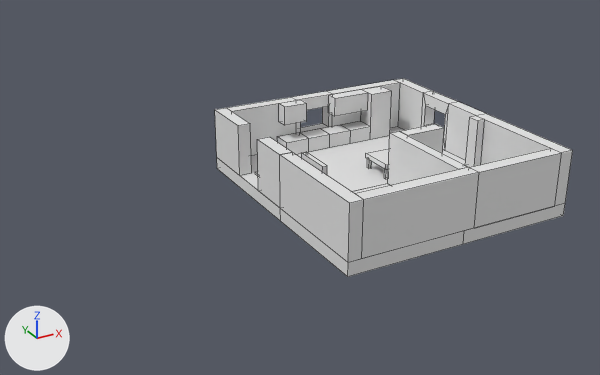
Before and after pictures for a commit that changed the FBX model ImportableKaikkiTaiJotain/homeTalo.fbx.
The view is the same before and after, from a 50 mm camera at (-33.2, -49.8, 25.6) aimed at (-7.1, -2.5, 1.9). Lighting does not change. The marker at lower left points along +X, +Y and +Z. Mesh edges are drawn as thin lines. Where no turn or scale is listed for an object, it has been applied to the vertices. Vertices at the same position are counted once.

Before the edit, the objects in view are built like this:
```python
me_cube_010 = bpy.data.meshes.new('Cube.010')
me_cube_010.from_pydata(...)  # 337 vertices, 213 faces; spans x -9.0..9.0, y -12.0..8.0, z 0.0..5.0
me_cube_010.materials.append(mat_seina1)  # white #e7e7e7
me_cube_010.materials.append(mat_seina2)  # white #e7e7e7
me_cube_010.materials.append(mat_kaappi)  # white #e7e7e7
me_cube_010.materials.append(mat_keitpoyta)  # white #e7e7e7
me_cube_010.materials.append(mat_hella)  # white #e7e7e7
me_cube_010.materials.append(mat_keittiopoytpaal)  # white #e7e7e7
me_cube_010.materials.append(mat_ovimatto)  # white #e7e7e7
me_cube_010.materials.append(mat_ovimatsivu)  # white #e7e7e7
me_cube_010.materials.append(mat_wcseina)  # white #e7e7e7
me_cube_010.materials.append(mat_seina3)  # white #e7e7e7
me_cube_010.materials.append(mat_jaakaappisivu)  # white #e7e7e7
me_cube_010.materials.append(mat_jaakaappietu)  # white #e7e7e7
ob_talo = bpy.data.objects.new('talo', me_cube_010)
ob_talo.location = (0.0, 0.0, 0.0)
```
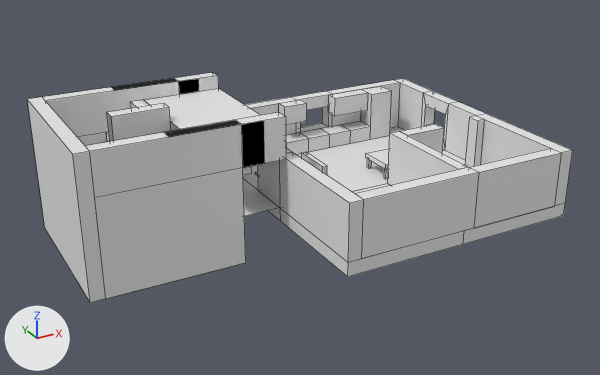
Where the change shows, as pixel boxes [x1, y1, x2, y2] in the pictures (600 x 375 px):
'talo', reshaped (52% wider, 16% taller): before [215, 78, 573, 277]; after [27, 72, 573, 303]
part 1 of me_cube_010, added: after [27, 97, 286, 303]
part 2 of me_cube_010, added: after [243, 179, 279, 216]
part 3 of me_cube_010, added: after [130, 88, 261, 129]
part 4 of me_cube_010, added: after [42, 72, 219, 146]
part 5 of me_cube_010, added: after [106, 103, 171, 142]

What the commit changed:
me_cube_010 is used by ob_talo; location (0.0, 0.0, 0.0).
me_cube_010 had 337 vertices, 213 faces and spanned x -9.0..9.0, y -12.0..8.0, z 0.0..5.0.
me_cube_010 now has 453 vertices, 280 faces and spans x -23.0..9.0, y -12.0..8.0, z -2.0..8.0.
me_cube_010 part 1: a new loose piece of 23 vertices spanning x -23.0..-9.0, y -4.0..8.0, z -2.0..8.0, in mat_seina1 (white #e7e7e7).
me_cube_010 part 2: a new loose piece of 19 vertices spanning x -19.0..-9.0, y -3.0..7.0, z -2.0..1.0.
me_cube_010 part 3: a new loose piece of 17 vertices spanning x -17.0..-9.0, y -3.0..7.0, z 5.0..7.0, in mat_wcseina (white #e7e7e7).
me_cube_010 part 4: a new loose piece of 16 vertices spanning x -22.0..-9.0, y 7.0..8.0, z 1.0..8.0, in mat_seina1 (white #e7e7e7).
Part 5, on me_cube_010:
13 vertices are added at x -19.0..-15.0, y 1.5..2.5, z -2.0..8.0.
5 new vertices lie (0.0, 4.5, 0.0) away from vertices in x -19.0..-17.0, y 2.5, z 4.0..5.0.
4 new faces join them, mat_seina1 (white #e7e7e7).
7 new faces join them, mat_wcseina (white #e7e7e7).
